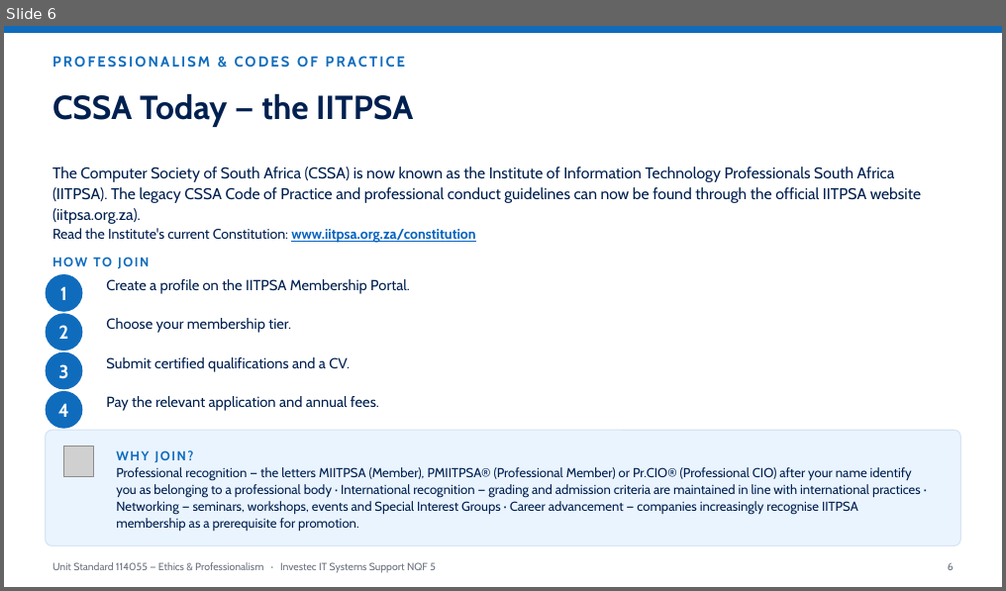
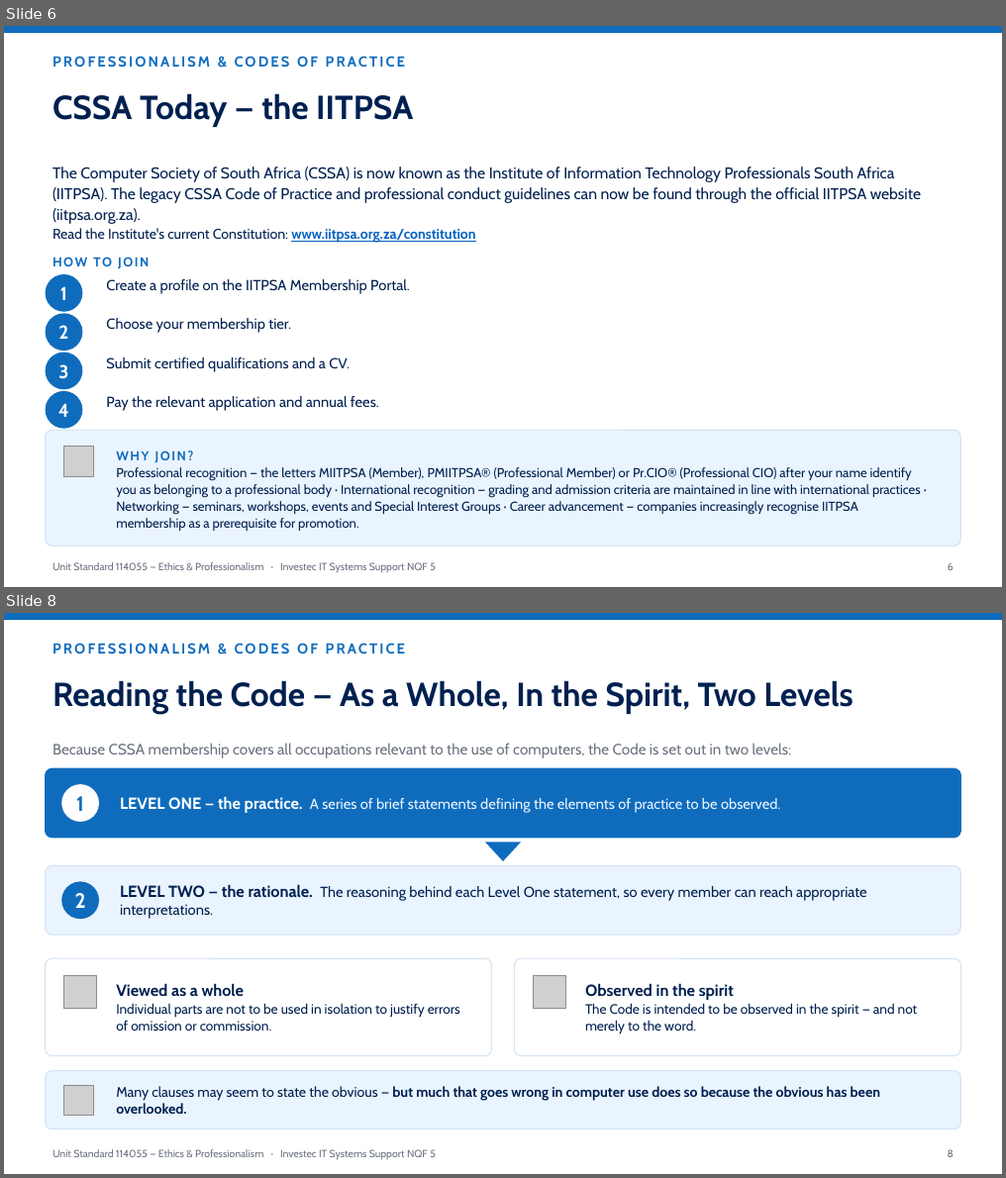
Before and after one commit to andrekyle/ITsystemsupport, a slide deck: public/downloads/US-114055-Ethics-Professionalism.pptx. Shown one above the other, each under a label of ours: slide 6 before the commit, slides 6 and 8 after it; the slides between them are not shown. The pictures are 1006x591 and 1006x1178 pixels, drawn with LibreOffice and Linux fonts; fonts in the diff are those of the drawing; grey boxes stand for pictures. Boxes give left, top, right and bottom in pixels: in the first picture for what was removed or moved away, otherwise in the second. Text is boxed around its words. In the diff, an @@ line names an element or a change of style, - is before the commit and + after.

```diff
--- a/public/downloads/US-114055-Ethics-Professionalism.pptx
+++ b/public/downloads/US-114055-Ethics-Professionalism.pptx
@@ slide 8 added at (x1=4, y1=613, x2=1002, y2=1174), background #FFFFFF @@
@@ rectangle added at (x1=4, y1=613, x2=1002, y2=620), fill #0F6CBD @@
@@ text added at (x1=53, y1=643, x2=405, y2=655), 14 pt, text #0F6CBD, bold @@
+PROFESSIONALISM & CODES OF PRACTICE
@@ text added at (x1=53, y1=680, x2=853, y2=714), 32 pt, text #002050, bold @@
+Reading the Code — As a Whole, In the Spirit, Two Levels
@@ text added at (x1=53, y1=743, x2=791, y2=759), 14.5 pt, text #6B7280 @@
+Because CSSA membership covers all occupations relevant to the use of computers, the Code is set out in two levels:
@@ rounded rectangle added at (x1=46, y1=768, x2=960, y2=838), fill #0F6CBD, outline #0F6CBD 1 pt @@
@@ ellipse added at (x1=61, y1=784, x2=99, y2=822), fill #FFFFFF @@
@@ text added at (x1=76, y1=796, x2=84, y2=811), 20 pt, text #0F6CBD, bold @@
+1
@@ text added at (x1=120, y1=796, x2=780, y2=813), 14 pt, text #EAF4FF @@
+LEVEL ONE — the practice. A series of brief statements defining the elements of practice to be observed.
@@ triangle added at (x1=484, y1=842, x2=521, y2=861), fill #0F6CBD @@
@@ rounded rectangle added at (x1=46, y1=866, x2=960, y2=935), fill #EAF4FF, outline #D5E3F2 1 pt @@
@@ ellipse added at (x1=61, y1=881, x2=99, y2=919), fill #0F6CBD @@
@@ text added at (x1=75, y1=893, x2=86, y2=908), 20 pt, text #FFFFFF, bold @@
+2
@@ text added at (x1=120, y1=884, x2=867, y2=919), 14 pt, text #002050 @@
+LEVEL TWO — the rationale. The reasoning behind each Level One statement, so every member can reach appropriate interpretations.
@@ rounded rectangle added at (x1=46, y1=959, x2=491, y2=1057), fill #FFFFFF, outline #D5E3F2 1 pt @@
@@ rounded rectangle added at (x1=515, y1=959, x2=960, y2=1057), fill #FFFFFF, outline #D5E3F2 1 pt @@
@@ picture added at (x1=63, y1=976, x2=97, y2=1009) @@
@@ text added at (x1=116, y1=983, x2=460, y2=1031), 13 pt, text #002050 @@
+Viewed as a whole
+Individual parts are not to be used in isolation to justify errors of omission or commission.
@@ picture added at (x1=534, y1=976, x2=566, y2=1009) @@
@@ text added at (x1=585, y1=983, x2=918, y2=1035), 13 pt, text #002050 @@
+Observed in the spirit
+The Code is intended to be observed in the spirit — and not merely to the word.
@@ rounded rectangle added at (x1=46, y1=1071, x2=960, y2=1130), fill #EAF4FF, outline #D5E3F2 1 pt @@
@@ picture added at (x1=63, y1=1085, x2=94, y2=1115) @@
@@ text added at (x1=116, y1=1086, x2=880, y2=1114), 13.5 pt, text #002050, bold @@
+Many clauses may seem to state the obvious — but much that goes wrong in computer use does so because the obvious has been overlooked.
@@ text added at (x1=53, y1=1150, x2=436, y2=1160), 10 pt, text #6B7280 @@
+Unit Standard 114055 — Ethics & Professionalism · Investec IT Systems Support NQF 5
@@ text added at (x1=947, y1=1150, x2=953, y2=1157), 10 pt, text #6B7280 @@
+8
```
Also in this commit, not shown: 22 slides changed, 1 other file.
